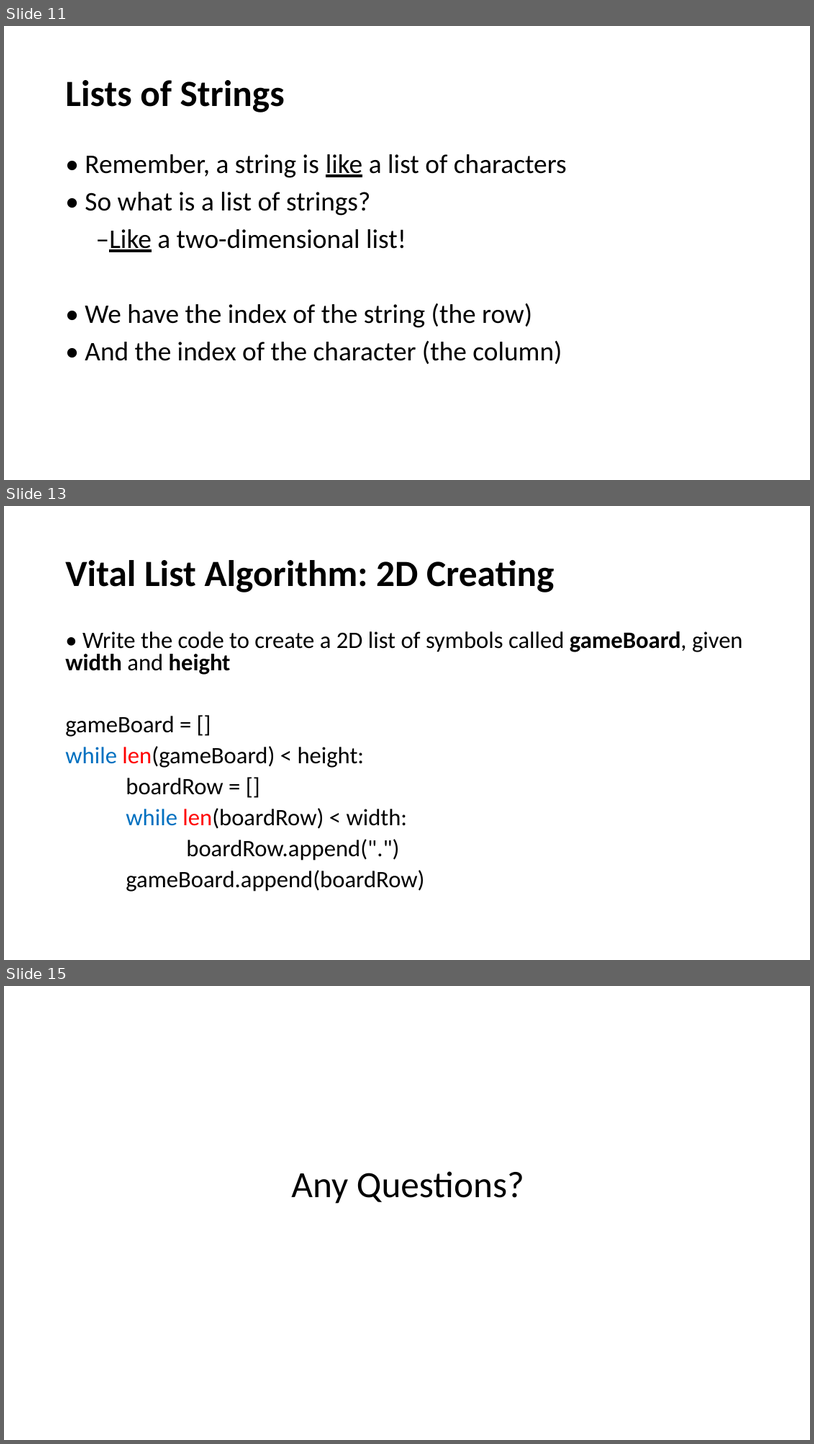
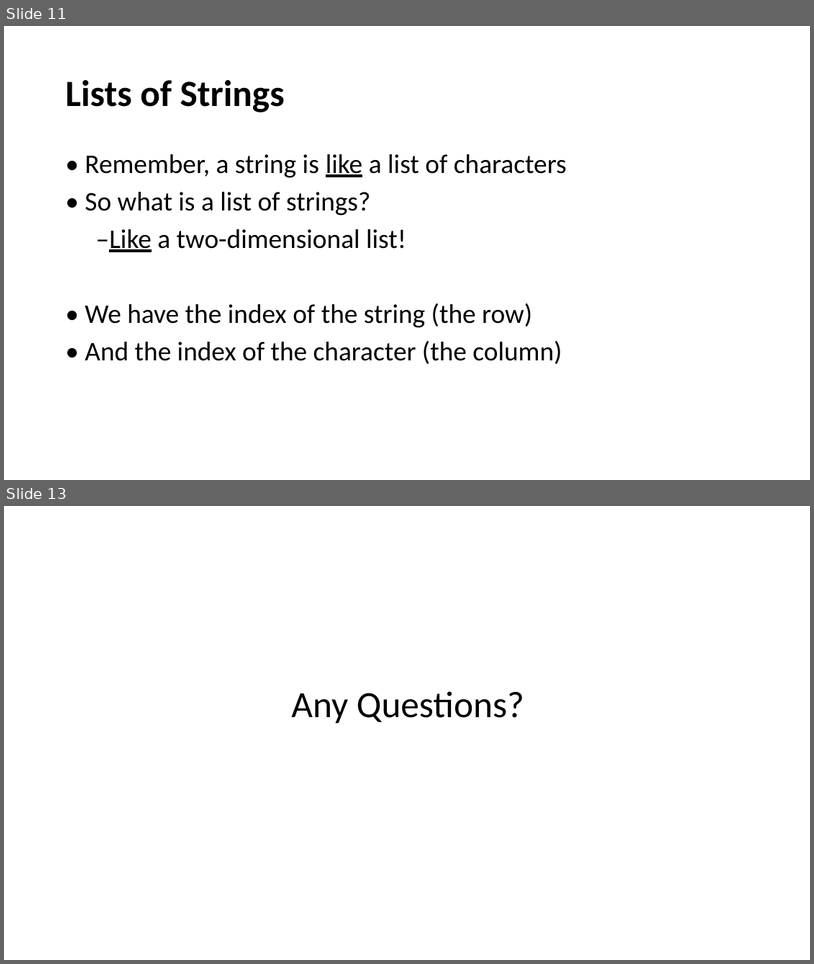
Before and after one commit to HKohin/Python-for-Upward-Bound-Program, a slide deck: PYTHON_12_Lists Part 2.pptx. Shown one above the other, each under a label of ours: slides 11, 13 and 15 before the commit, slides 11 and 13 after it; the slides between them are not shown. The pictures are 814x1444 and 814x964 pixels, drawn with LibreOffice and Linux fonts; fonts in the diff are those of the drawing. Boxes give left, top, right and bottom in pixels: in the first picture for what was removed or moved away, otherwise in the second. Text is boxed around its words. In the diff, an @@ line names an element or a change of style, - is before the commit and + after.

```diff
--- a/PYTHON_12_Lists Part 2.pptx
+++ b/PYTHON_12_Lists Part 2.pptx
@@ slide 13 removed at bbox=[4, 506, 810, 960], background #FFFFFF @@
@@ title removed at bbox=[65, 560, 554, 592] @@
-Vital List Algorithm: 2D Creating
@@ text removed at bbox=[65, 631, 743, 891] @@
-• Write the code to create a 2D list of symbols called gameBoard, given width and height
-gameBoard = []
-while len(gameBoard) < height:
-boardRow = []
-while len(boardRow) < width:
-boardRow.append(".")
-gameBoard.append(boardRow)
@@ what was slide 15 is now slide 13 @@
```
Also in this commit, not shown: 1 slide changed, 1 other slide removed, 3 other files.
